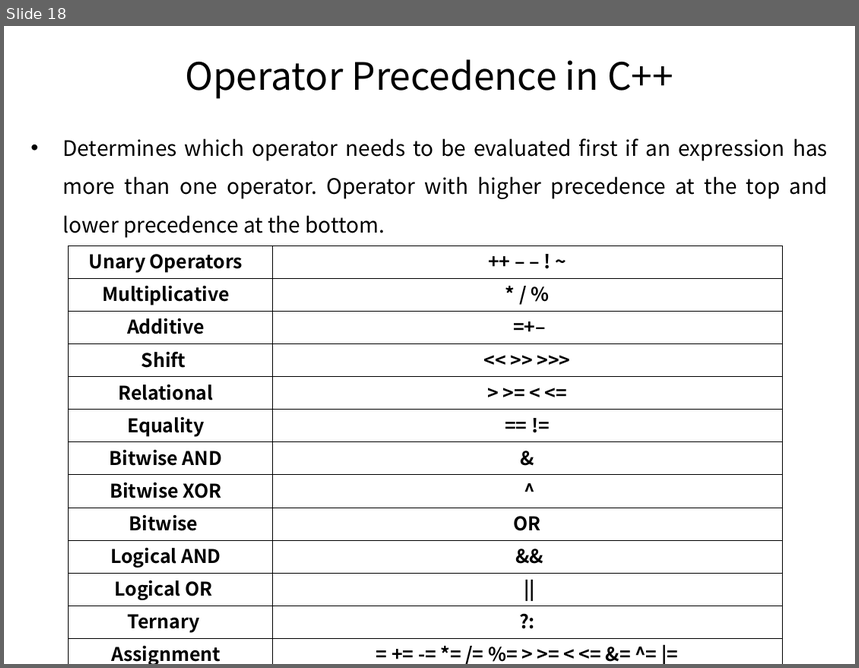
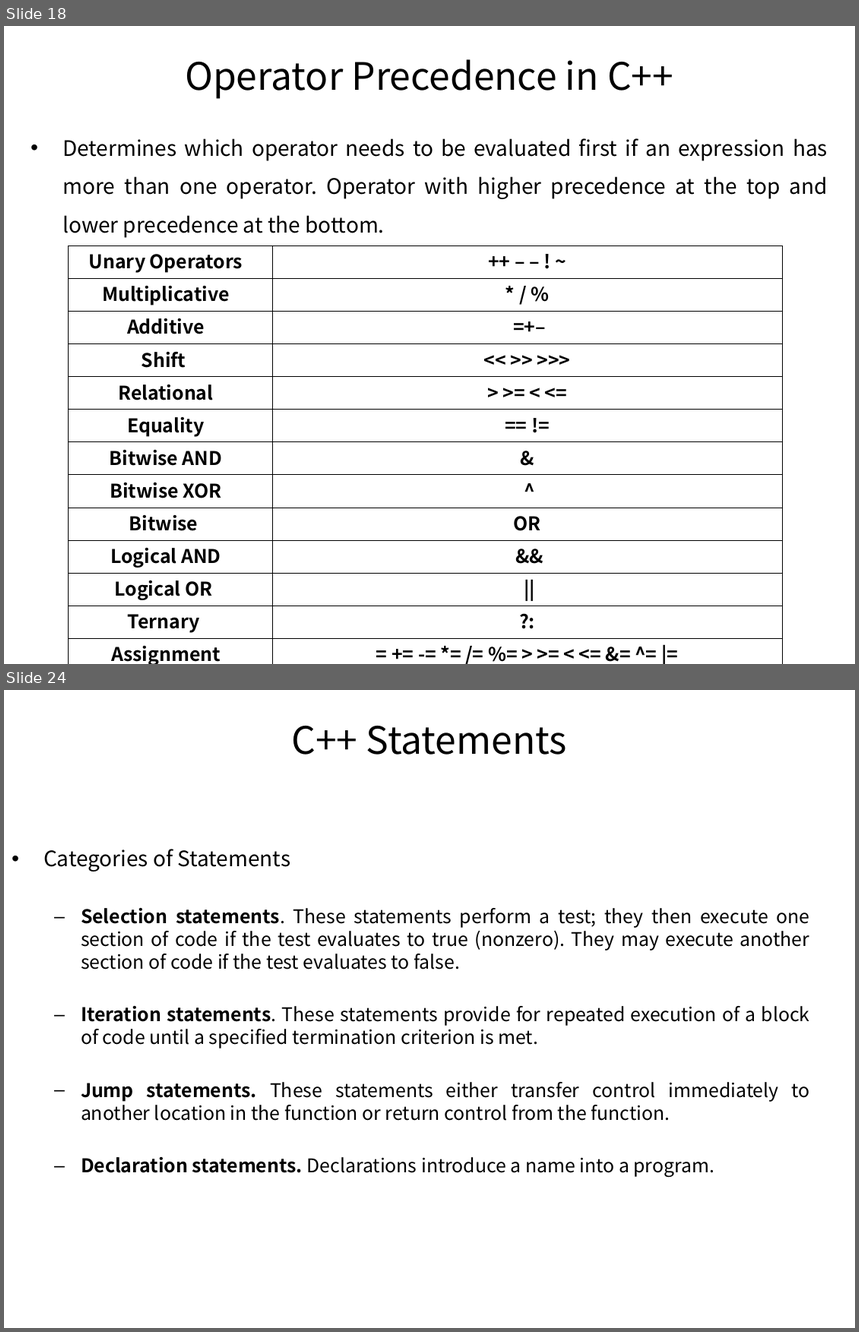
Before and after one commit to pankajfri/Training-Materials, a slide deck: Objected Oriented Programming Concepts Using C++ & Data Structures/Session-1.pptx. Shown one above the other, each under a label of ours: slide 18 before the commit, slides 18 and 24 after it; the slides between them are not shown. The pictures are 859x668 and 859x1332 pixels, drawn with LibreOffice and Linux fonts; fonts in the diff are those of the drawing; background and template pictures are left out. Boxes give left, top, right and bottom in pixels: in the first picture for what was removed or moved away, otherwise in the second. Text is boxed around its words. In the diff, an @@ line names an element or a change of style, - is before the commit and + after.

```diff
--- a/Objected Oriented Programming Concepts Using C++ & Data Structures/Session-1.pptx
+++ b/Objected Oriented Programming Concepts Using C++ & Data Structures/Session-1.pptx
@@ slide 24 added at bbox=[4, 690, 855, 1328], background #FFFFFF @@
@@ title added at bbox=[292, 726, 567, 755], 32 pt, text #000000 @@
+C++ Statements
@@ text added at bbox=[44, 849, 810, 1178], 16 pt, text #000000 @@
+• Categories of Statements
+  – Selection statements. These statements perform a test; they then execute one section of code if the test evaluates to true (nonzero). They may execute another section of code if the test evaluates to false.
+  – Iteration statements. These statements provide for repeated execution of a block of code until a specified termination criterion is met.
+  – Jump statements. These statements either transfer control immediately to another location in the function or return control from the function.
+  – Declaration statements. Declarations introduce a name into a program.
```
Also in this commit, not shown: 16 slides changed, 13 other slides added, 3 other files.
